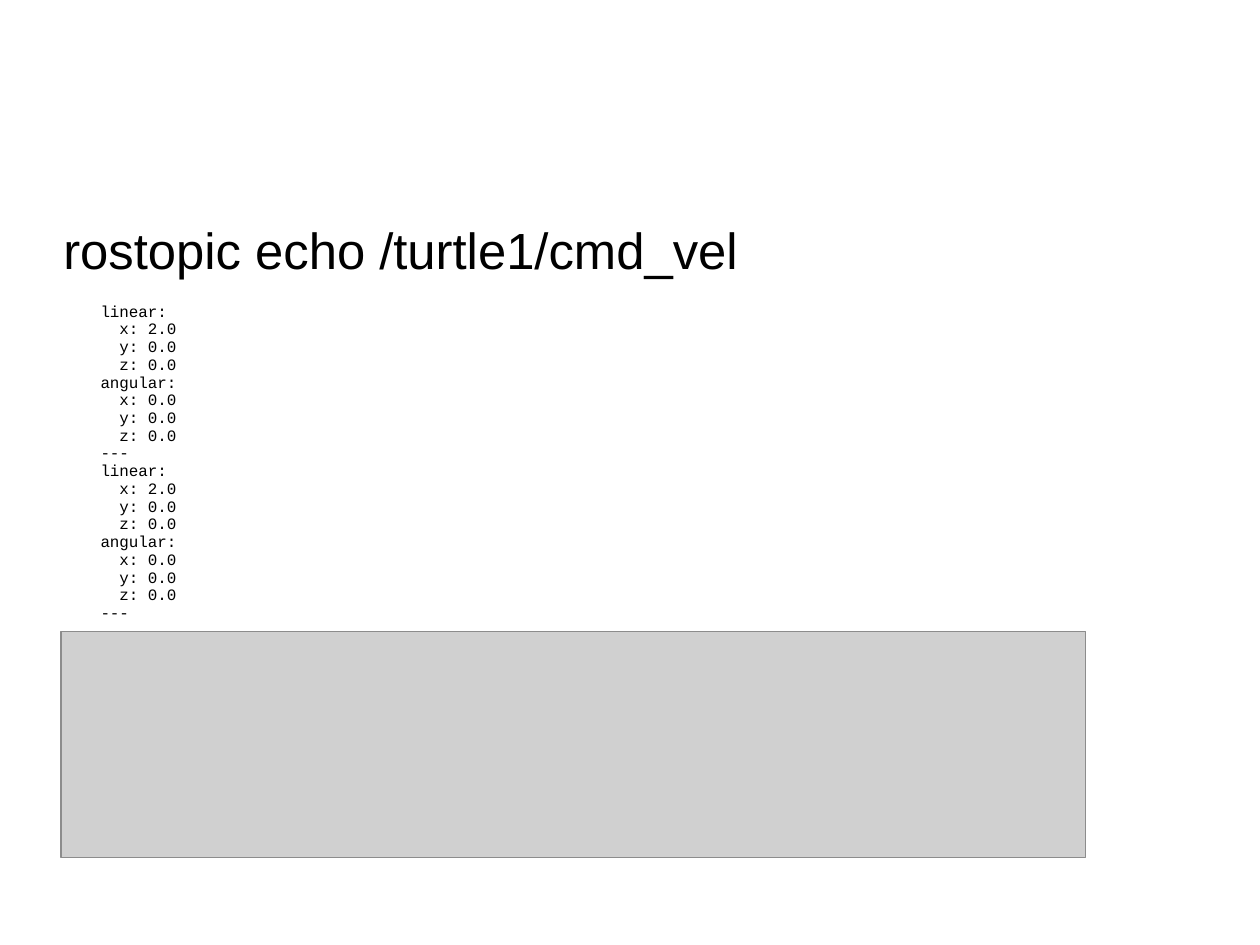
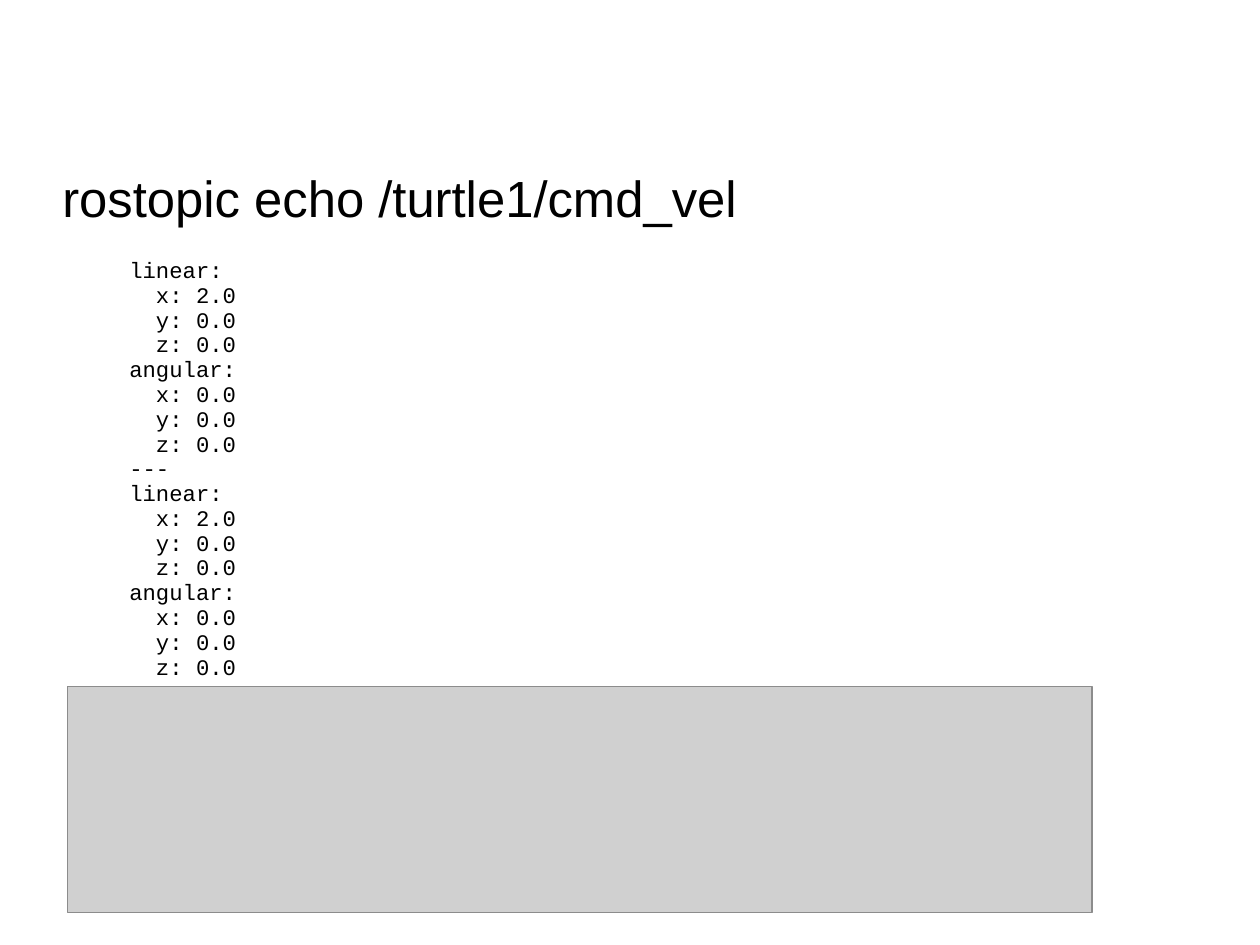
Before and after one commit to usedtolove/ros-study, a slide deck: slide 5 of docs/1.Beginner/ros02-topic.ppt. Drawn at 1260x945 pixels with LibreOffice and Linux fonts; fonts in the diff are those of the drawing; grey boxes stand for pictures. Boxes give left, top, right and bottom in pixels: in the first picture for what was removed or moved away, otherwise in the second. Text is boxed around its words. In the diff, an @@ line names an element or a change of style, - is before the commit and + after.

```diff
--- a/docs/1.Beginner/ros02-topic.ppt
+++ b/docs/1.Beginner/ros02-topic.ppt
@@ text "rostopic echo /turtle1/cmd_vel" moved from (x1=63, y1=232, x2=737, y2=280) to (x1=62, y1=180, x2=736, y2=228) @@
@@ text "linear:" moved from (x1=101, y1=305, x2=177, y2=600) to (x1=129, y1=262, x2=236, y2=676) @@
@@ text "linear:" at (x1=129, y1=262, x2=236, y2=676): size 10 to 14 pt @@
@@ picture moved from (x1=61, y1=631, x2=1086, y2=858) to (x1=67, y1=686, x2=1093, y2=912) @@
```
Also in this commit, not shown: 2 other slides changed, 2 other files.
